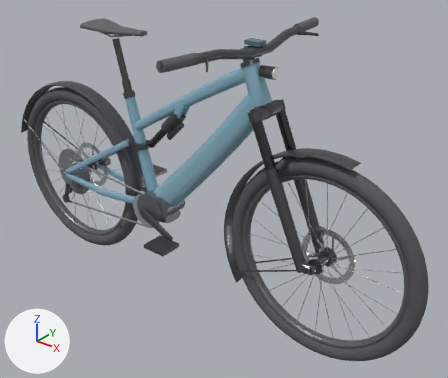
An edit to the glTF model docs/models/ebike-mtb-aventon-current-rec.glb, drawn before and after from the same camera.
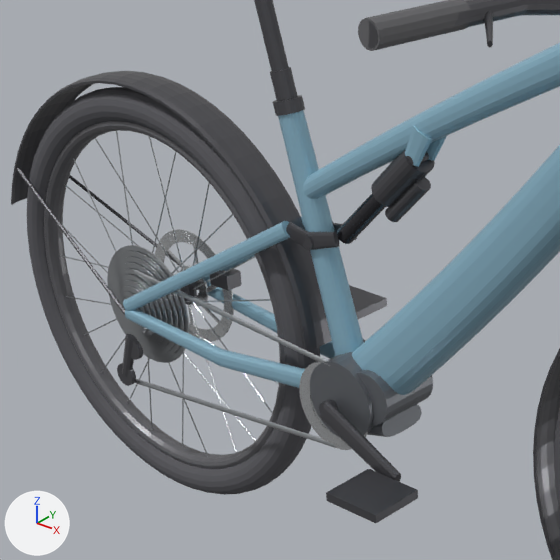
There are two pictures of each version: one whole from a 50 mm lens placed at (1.436, -1.548, 1.465), pointed at (0.138, 0.073, 0.46), one close up on the part from 4% to 52% of the width and 14% to 72% of the height. Arrows for +X, +Y and +Z are at lower left; the lights stay in place. The last two pictures show the newer version. Vertices at exactly the same position are counted once.

Names of what the first close-up shows: 'accessories_fenders', 'cockpit_grips', 'drivetrain_cassette', 'drivetrain_crankset', 'ebike_motor_housing', 'frame_downtube', 'frame_seattube', 'frame_shock_clevis_boss', 'frame_toptube', 'rear_chainstays', 'rear_seatstays', 'rear_shock_body', 'rear_shock_shaft', 'rear_wheel_rim', 'rear_wheel_tire', 'suspension_rocker_link' and 13 more.
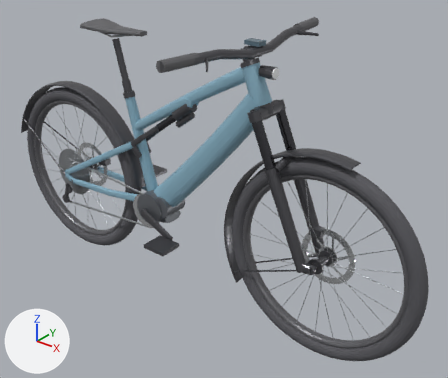
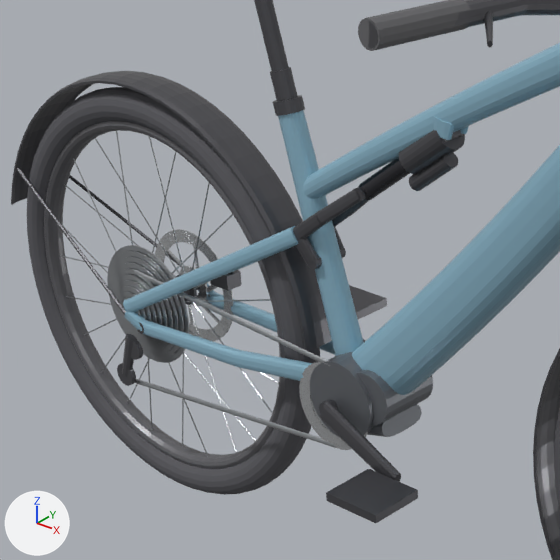
What differs and where, as boxes [x1, y1, x2, y2] in the close-ups (560 x 560 px; the box of a moved part takes in the faces that stretch with it):
'rear_chainstays', reshaped (7% narrower, 17% shorter)
    before: [125, 280, 335, 388]
    after: [140, 292, 335, 381]
'rear_shock_body', reshaped
    before: [371, 150, 435, 222]
    after: [399, 130, 465, 191]
'rear_seatstays', reshaped (9% taller)
    before: [123, 216, 304, 311]
    after: [123, 226, 299, 330]
'suspension_rocker_yoke', added
    after: [137, 130, 465, 334]
'rear_shock_shaft', reshaped (6% wider, 14% shorter)
    before: [337, 194, 386, 244]
    after: [358, 157, 410, 200]
'frame_shock_clevis_boss', reshaped
    before: [405, 125, 447, 167]
    after: [434, 116, 469, 140]
'suspension_rocker_link', deleted
    before: [286, 151, 429, 250]
part 2 of me_rear_seatstays, moved or reshaped (mostly hidden)
    before: [204, 216, 304, 281]
    after: [209, 261, 258, 282]
part 3 of me_rear_seatstays, moved or reshaped
    before: [124, 221, 290, 311]
    after: [124, 226, 299, 312]
part 4 of me_rear_seatstays, added
    after: [124, 311, 145, 330]
part 6 of me_rear_shock_body, moved or reshaped
    before: [371, 150, 435, 207]
    after: [399, 130, 465, 175]
part 7 of me_rear_shock_body, moved or reshaped
    before: [385, 177, 431, 222]
    after: [409, 153, 458, 191]

Patch to the scene script:
```diff
--- a/docs/models/ebike-mtb-aventon-current-rec.glb.py
+++ b/docs/models/ebike-mtb-aventon-current-rec.glb.py
@@ me_rear_chainstays @@
-me_rear_chainstays.from_pydata(...)  # 230 vertices, 448 faces; spans x -0.604..-0.159, y -0.085..0.085, z 0.32..0.372
+me_rear_chainstays.from_pydata(...)  # 230 vertices, 448 faces; spans x -0.571..-0.142, y -0.082..0.082, z 0.329..0.385
+# me_rear_chainstays part 1: 230 of 230 vertices moved; they spanned x -0.604..-0.159, y -0.085..0.085, z 0.32..0.372 and now span x -0.571..-0.142, y -0.082..0.082, z 0.329..0.385; mean shift (0.03, 0.0, 0.003)
 me_rear_chainstays.materials.append(mat_frame_primary_paint)
@@ me_rear_seatstays @@
-me_rear_seatstays.from_pydata(...)  # 144 vertices, 280 faces; spans x -0.608..-0.239, y -0.085..0.085, z 0.363..0.595
+me_rear_seatstays.from_pydata(...)  # 220 vertices, 424 faces; spans x -0.608..-0.223, y -0.085..0.085, z 0.332..0.59
+# me_rear_seatstays part 2: the loose piece of 72 vertices spanning x -0.608..-0.239, y 0.025..0.085, z 0.363..0.595 is multiplied about its middle by the matrix ((1.03, 0.006, 0.029), (-0.006, 1.03, -0.003), (-0.029, 0.003, 1.03)), then moved by (0.008, -0.002, -0.004)
+# me_rear_seatstays part 3: the loose piece of 72 vertices spanning x -0.608..-0.239, y -0.085..-0.025, z 0.363..0.595 is multiplied about its middle by the matrix ((1.03, -0.006, 0.029), (0.006, 1.03, 0.003), (-0.029, -0.003, 1.03)), then moved by (0.008, 0.002, -0.004)
+# me_rear_seatstays part 4: a new loose piece of 38 vertices spanning x -0.608..-0.564, y -0.085..-0.066, z 0.332..0.371, in mat_frame_primary_paint (blue #90bace)
+# other edits to the shape of me_rear_seatstays do not show in these pictures
 me_rear_seatstays.materials.append(mat_frame_primary_paint)
@@ me_frame_shock_clevis_boss @@
-me_frame_shock_clevis_boss.from_pydata(...)  # 64 vertices, 120 faces; spans x -0.0164..0.0352, y -0.0228..0.0228, z 0.7328..0.7931
+me_frame_shock_clevis_boss.from_pydata(...)  # 64 vertices, 120 faces; spans x 0.0407..0.0763, y -0.0228..0.0228, z 0.7837..0.813
+# me_frame_shock_clevis_boss part 5: the whole mesh is multiplied about its middle by the matrix ((0.917, 0.0, -0.372), (0.0, 1.0, 0.0), (0.062, 0.0, 0.491)), then moved by (0.0484, 0.0, 0.0356)
 me_frame_shock_clevis_boss.materials.append(mat_frame_primary_paint)
@@ me_rear_shock_body @@
-me_rear_shock_body.from_pydata(...)  # 178 vertices, 348 faces; spans x -0.0886..0.0131, y -0.0238..0.0238, z 0.6316..0.756
+me_rear_shock_body.from_pydata(...)  # 178 vertices, 348 faces; spans x -0.0318..0.0687, y -0.0238..0.0238, z 0.6894..0.8053
+# me_rear_shock_body part 6: the loose piece of 112 vertices spanning x -0.0886..0.0131, y -0.0238..0.0238, z 0.6545..0.756 is multiplied about its middle by the matrix ((0.95, 0.0, 0.112), (0.0, 1.0, 0.0), (-0.178, 0.0, 0.961)), then moved by (0.0563, 0.0, 0.0543)
+# me_rear_shock_body part 7: the loose piece of 66 vertices spanning x -0.069..0.0102, y -0.012..0.012, z 0.6316..0.7108 is multiplied about its middle by the matrix ((0.963, 0.0, 0.124), (0.0, 1.0, 0.0), (-0.169, 0.0, 0.97)), then moved by (0.0501, 0.0, 0.0527)
 me_rear_shock_body.materials.append(mat_anodized_dark_alloy)
@@ me_rear_shock_shaft @@
-me_rear_shock_shaft.from_pydata(...)  # 56 vertices, 108 faces; spans x -0.1693..-0.0593, y -0.0138..0.0138, z 0.5739..0.6838
+me_rear_shock_shaft.from_pydata(...)  # 56 vertices, 108 faces; spans x -0.119..-0.0066, y -0.0138..0.0138, z 0.6533..0.7463
+# me_rear_shock_shaft part 8: the whole mesh is multiplied about its middle by the matrix ((0.95, 0.0, 0.112), (0.0, 1.0, 0.0), (-0.178, 0.0, 0.961)), then moved by (0.0515, 0.0, 0.071)
 me_rear_shock_shaft.materials.append(mat_stanchion_black)
@@ ob_suspension_rocker_link @@
-ob_suspension_rocker_link = bpy.data.objects.new('suspension_rocker_link', me_suspension_rocker_link)
@@ ob_suspension_rocker_yoke @@
+ob_suspension_rocker_yoke = bpy.data.objects.new('suspension_rocker_yoke', me_suspension_rocker_yoke)  # 442 vertices, 848 faces; spans x -0.58..0.064, y -0.082..0.082, z 0.333..0.795; in mat_anodized_dark_alloy (dark grey #606065)
+ob_suspension_rocker_yoke.location = (0.0, 0.0, 0.0)
```
